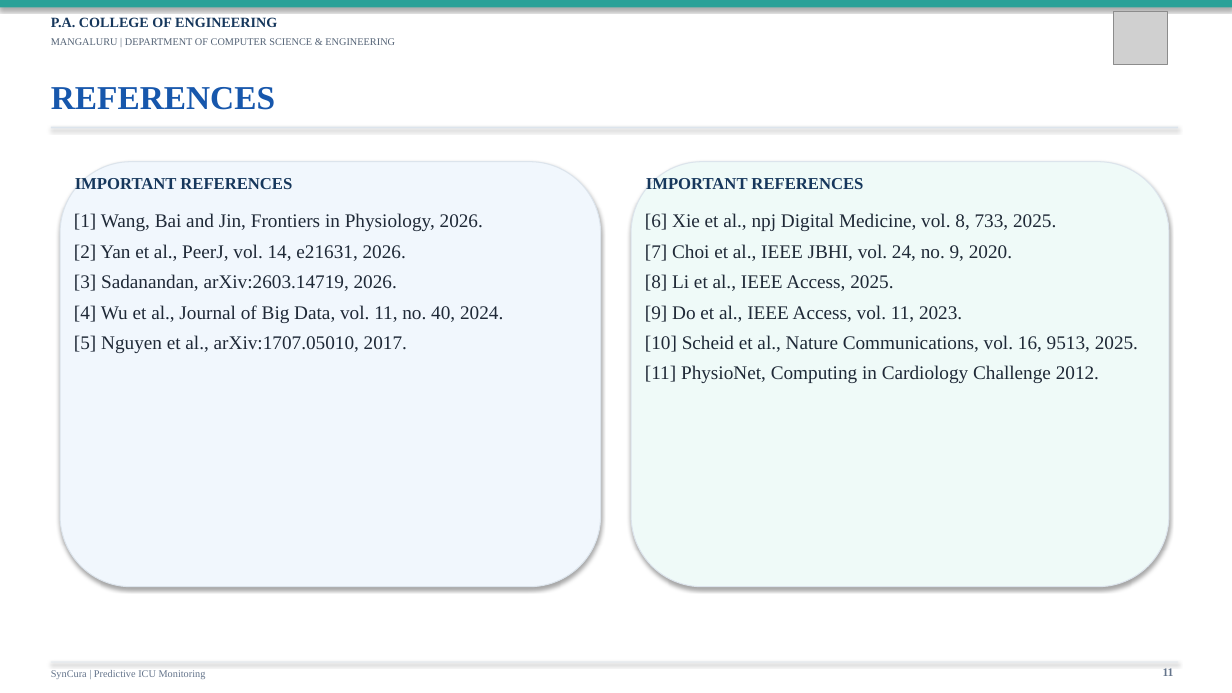
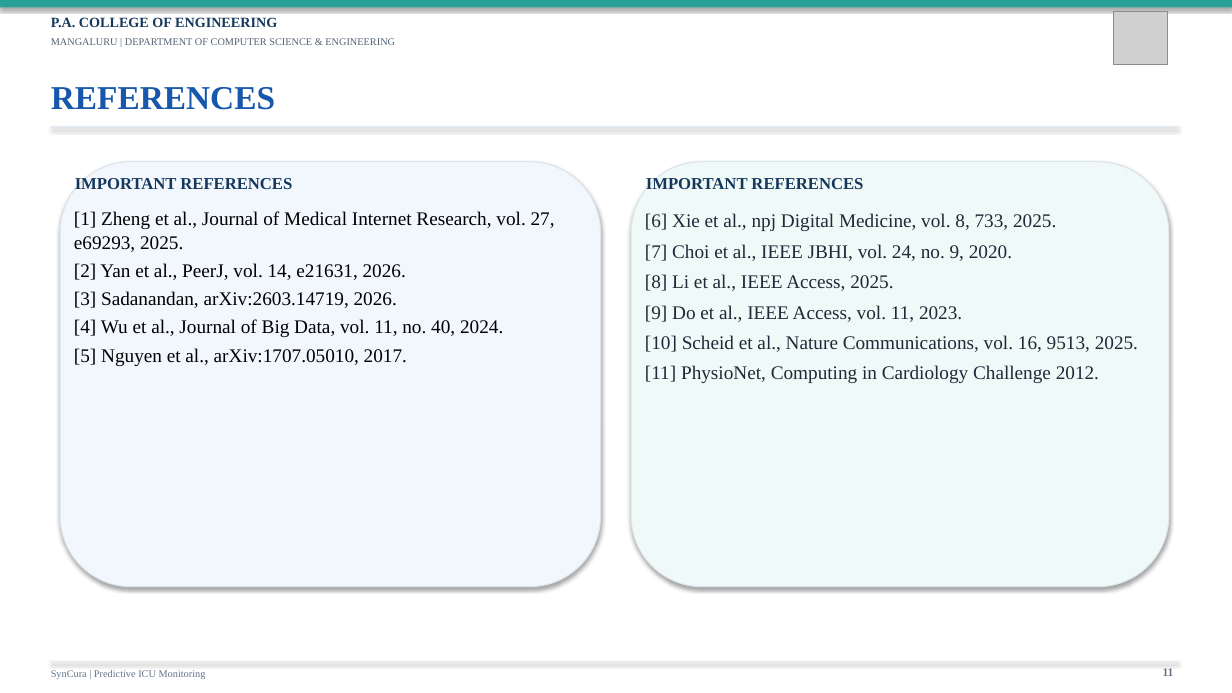
Before and after one commit to Dinaltium/SynCura, a slide deck: slide 11 of ppt/SynCura_PACE_Format_PROFESSIONAL.pptx. Drawn at 1232x693 pixels with LibreOffice and Linux fonts; fonts in the diff are those of the drawing; grey boxes stand for pictures. Boxes give left, top, right and bottom in pixels: in the first picture for what was removed or moved away, otherwise in the second. Text is boxed around its words. In the diff, an @@ line names an element or a change of style, - is before the commit and + after.

```diff
--- a/ppt/SynCura_PACE_Format_PROFESSIONAL.pptx
+++ b/ppt/SynCura_PACE_Format_PROFESSIONAL.pptx
@@ text at <box>74,211,555,252</box>: text changed; text colour #1F2937 to #000000 @@
-[1] Wang, Bai and Jin, Frontiers in Physiology, 2026.
+[1] Zheng et al., Journal of Medical Internet Research, vol. 27, e69293, 2025.
@@ text at <box>74,263,503,366</box>: text colour #1F2937 to #000000 in "[2] Yan et al., PeerJ, vol. 14, ...", "[3] Sadanandan, arXiv:2603.14719, 2026.", "[4] Wu et al., Journal of Big ...", "[5] Nguyen et al., arXiv:1707.05010, 2017."; line spacing 1.15 to 1.05 @@
```
Also in this commit, not shown: 1 other slide changed, 3 other files.
